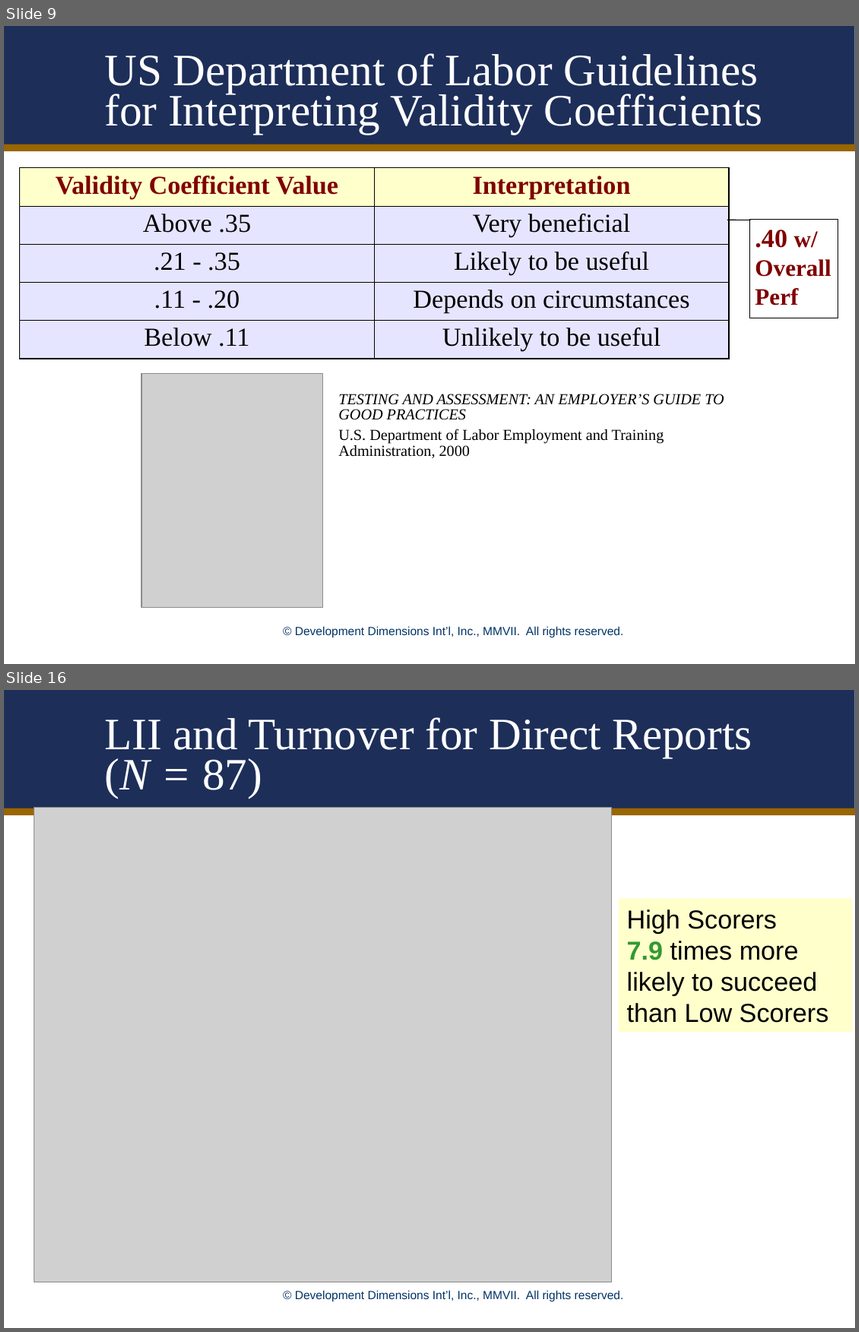
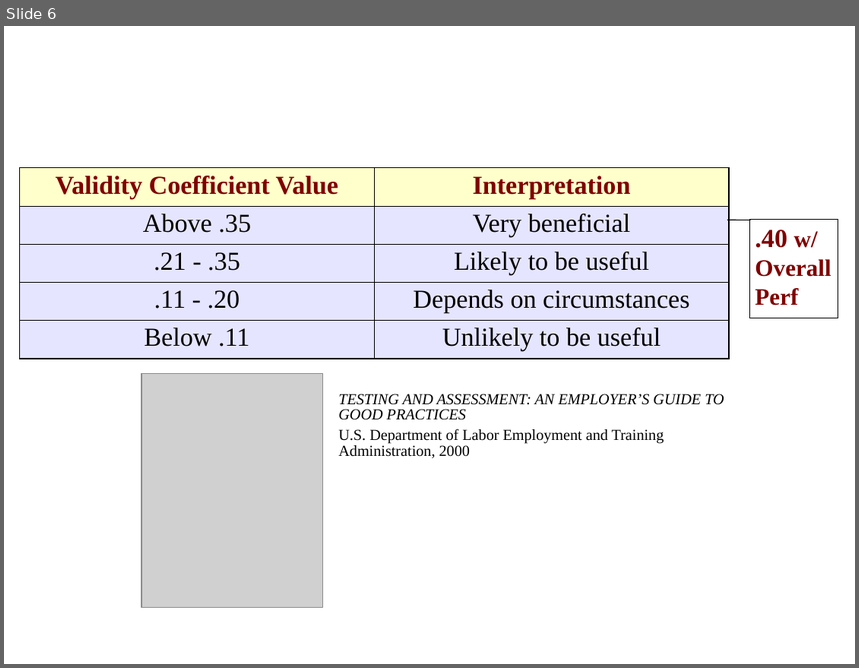
Before and after one commit to JillBudden/Scoring-Algo-Predicting-Performance-3, a slide deck: Results.ppt. Shown one above the other, each under a label of ours: slides 9 and 16 before the commit, slide 6 after it; the slides between them are not shown. The pictures are 859x1332 and 859x668 pixels, drawn with LibreOffice and Linux fonts; fonts in the diff are those of the drawing; grey boxes stand for pictures; background and template pictures are left out. Boxes give left, top, right and bottom in pixels: in the first picture for what was removed or moved away, otherwise in the second. Text is boxed around its words. In the diff, an @@ line names an element or a change of style, - is before the commit and + after.

Commit message:
High Level Results

```diff
--- a/Results.ppt
+++ b/Results.ppt
@@ slide 16 removed at (4, 690, 855, 1328), background #FFFFFF; not listed: 3 template elements that a slide beside it also shows @@
@@ title removed at (105, 717, 753, 798) @@
-LII and Turnover for Direct Reports (N = 87)
@@ picture removed at (34, 808, 612, 1283) @@
@@ rectangle removed at (619, 898, 853, 1032) @@
-High Scorers
-7.9 times more likely to succeed
-than Low Scorers
@@ what was slide 9 is now slide 6 @@
@@ slide 6 changed as well @@
@@ rectangle removed at (4, 26, 855, 147) @@
@@ title removed at (105, 53, 763, 134) @@
-US Department of Labor Guidelines for Interpreting Validity Coefficients
@@ line removed from (4, 148) to (855, 148) @@
@@ text removed at (295, 626, 624, 639) @@
-© Development Dimensions Int’l, Inc., MMVII. All rights reserved.
```
Also in this commit, not shown: 5 other slides changed, 11 other slides removed.
